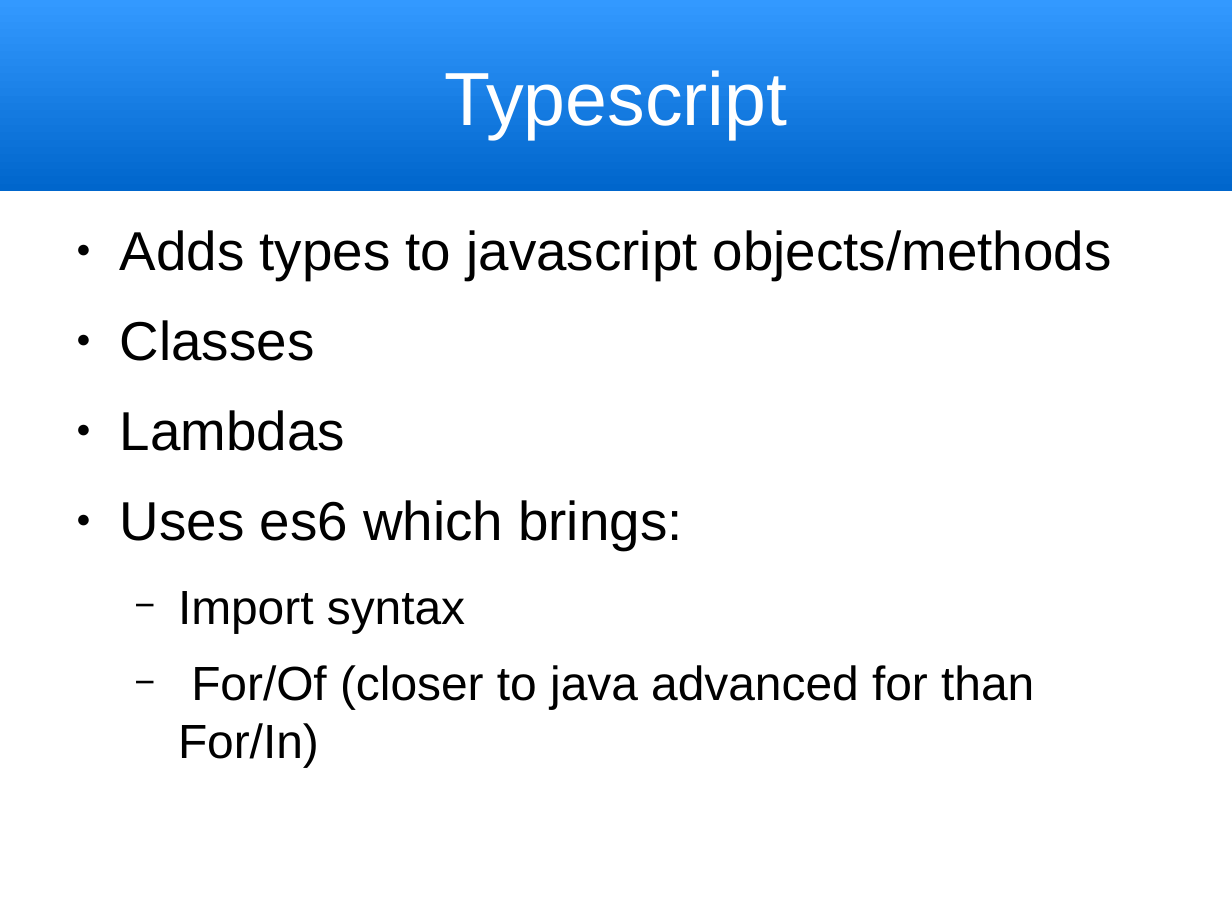
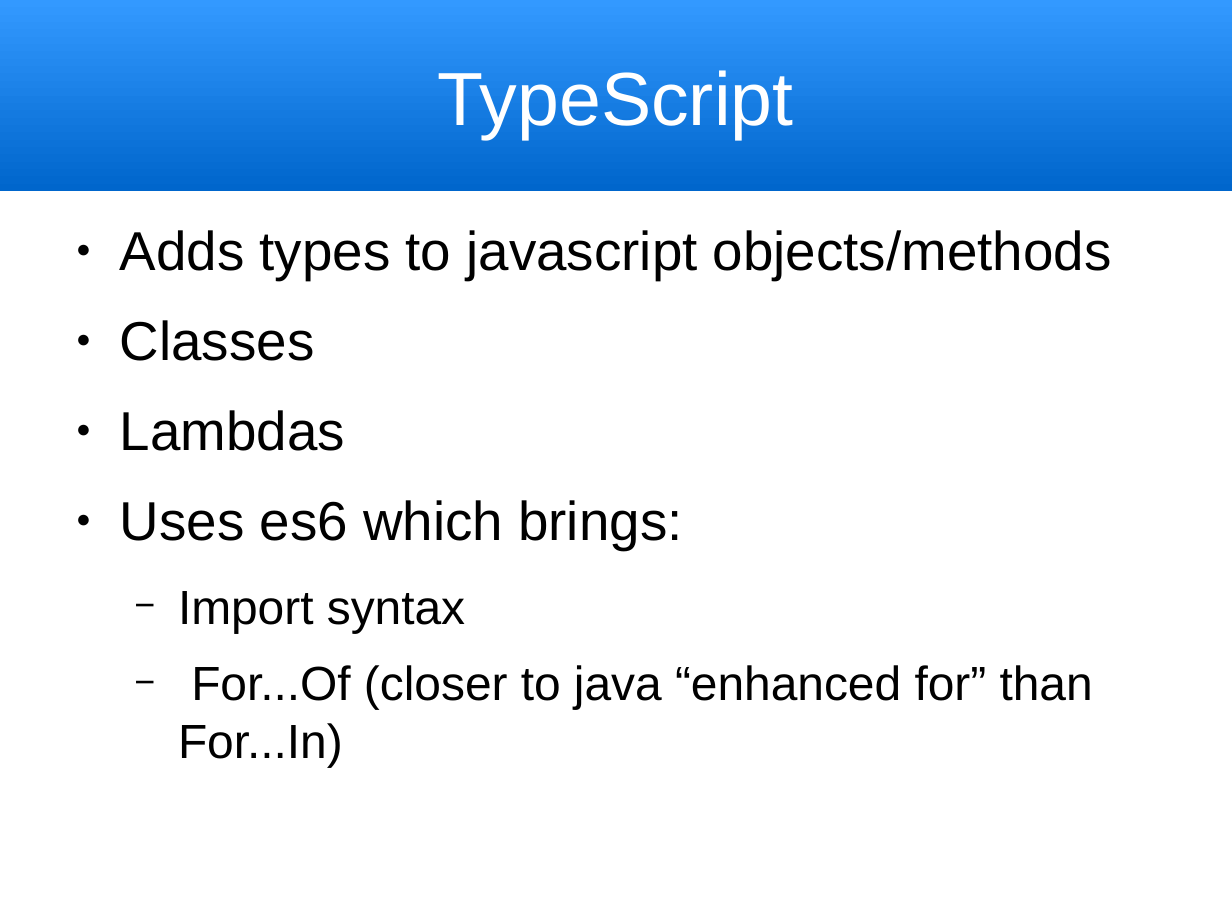
Before and after one commit to trognus/devcon2016, a slide deck: slide 8 of devconNg2.odp (slide 6 before the commit). Drawn at 1232x924 pixels with LibreOffice and Linux fonts; fonts in the diff are those of the drawing. Boxes give left, top, right and bottom in pixels: in the first picture for what was removed or moved away, otherwise in the second. Text is boxed around its words. In the diff, an @@ line names an element or a change of style, - is before the commit and + after.

```diff
--- a/devconNg2.odp
+++ b/devconNg2.odp
@@ title at <box>438,70,793,139</box>: text changed @@
-Typescript
+TypeScript
@@ text at <box>178,665,1093,767</box>: text changed @@
-  − For/Of (closer to java advanced for than For/In)
+  − For...Of (closer to java “enhanced for” than For...In)
```
Also in this commit, not shown: 4 other slides changed, 2 slides added, 1 other file.
